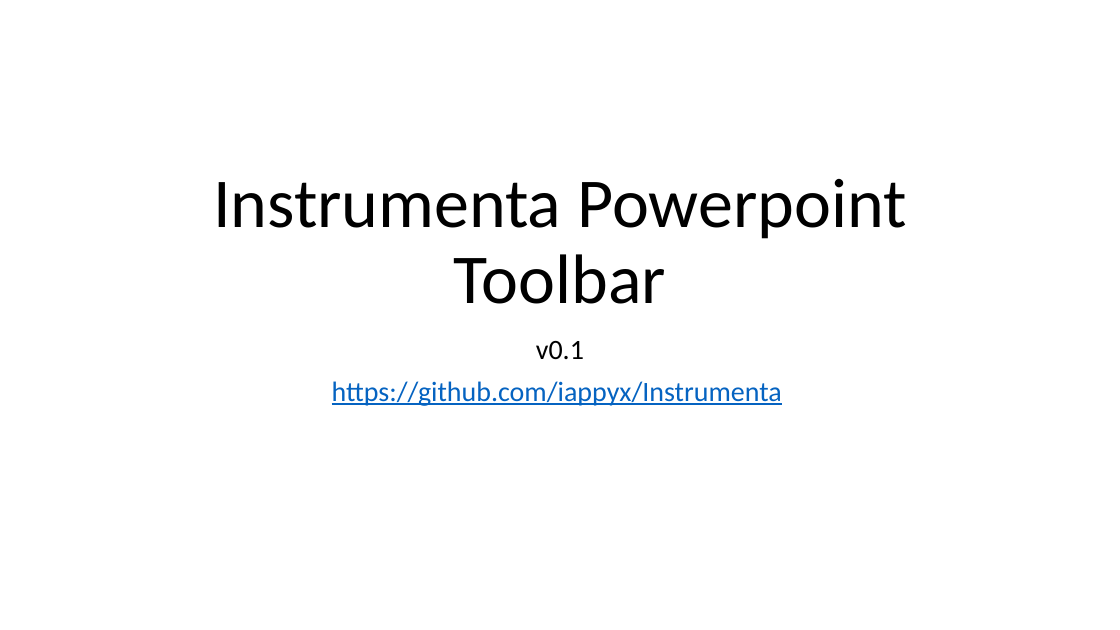
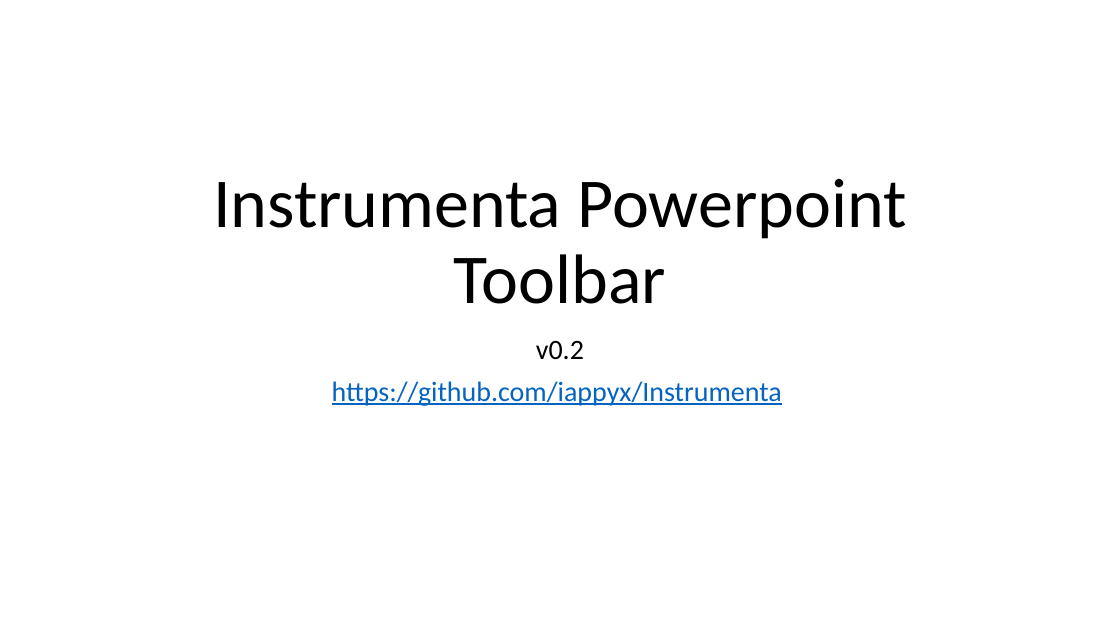
Before and after one commit to iappyx/Instrumenta, a slide deck: slide 1 of src/Instrumenta Powerpoint Toolbar.pptm. Drawn at 1120x630 pixels with LibreOffice and Linux fonts; fonts in the diff are those of the drawing. Boxes give left, top, right and bottom in pixels: in the first picture for what was removed or moved away, otherwise in the second. Text is boxed around its words. In the diff, an @@ line names an element or a change of style, - is before the commit and + after.

```diff
--- a/src/Instrumenta Powerpoint Toolbar.pptm
+++ b/src/Instrumenta Powerpoint Toolbar.pptm
@@ subtitle at (536, 341, 584, 360): text changed @@
-v0.1
+v0.2
```
Also in this commit, not shown: 4 other files.
